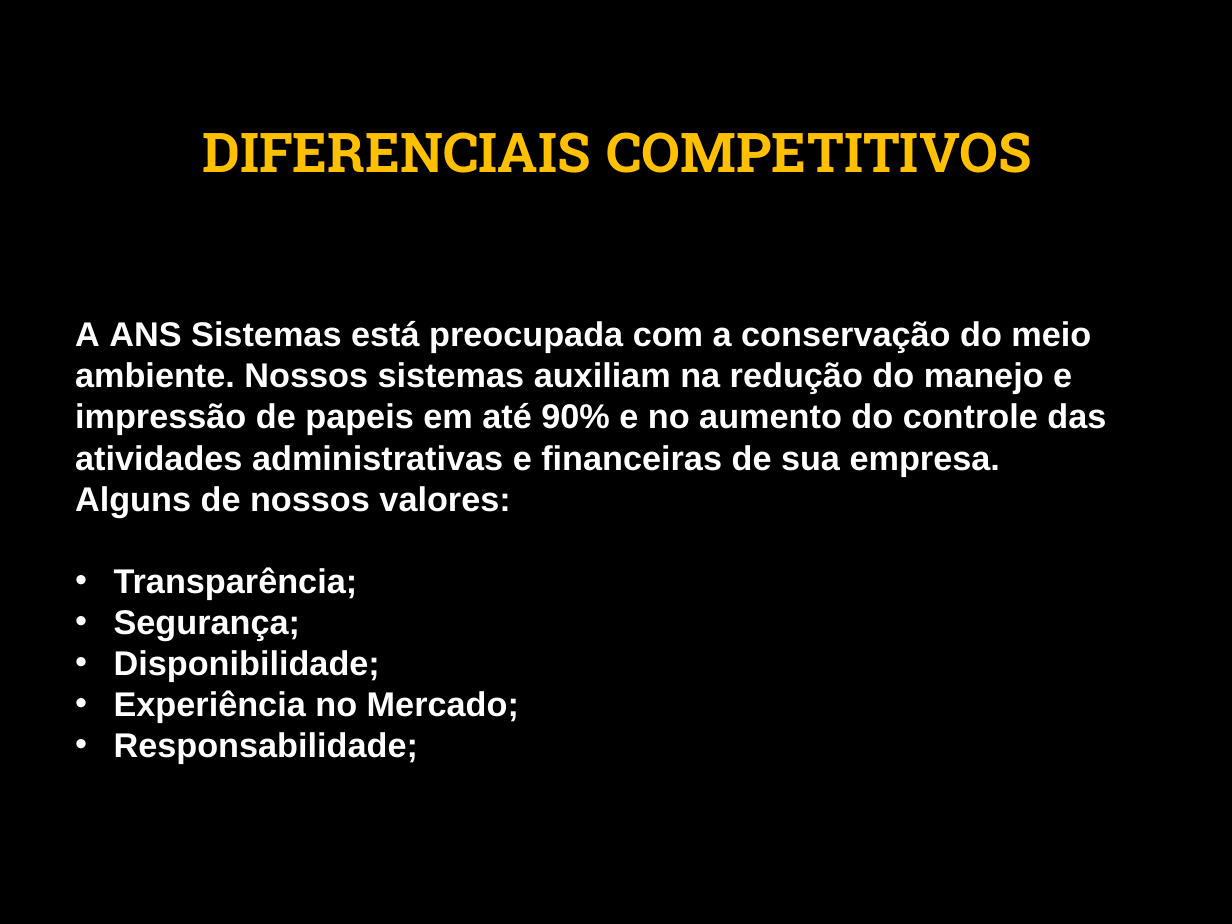
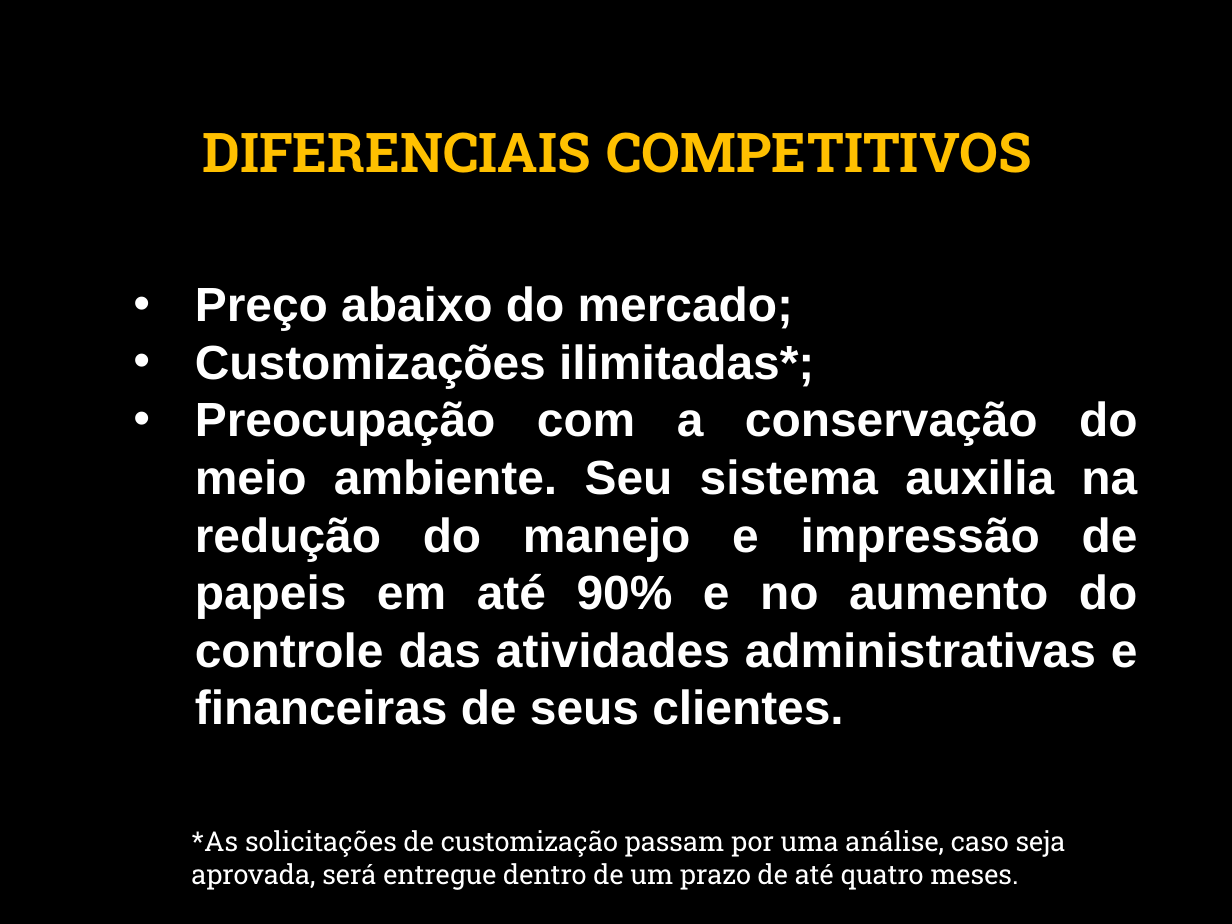
Before and after one commit to BrunoFelix/Restoran, a slide deck: slide 22 of Docs/Apresentação ANS Sistemas (Fundamentos da Gestao).pptx. Drawn at 1232x924 pixels with LibreOffice and Linux fonts; fonts in the diff are those of the drawing; background and template pictures are left out. Boxes give left, top, right and bottom in pixels: in the first picture for what was removed or moved away, otherwise in the second. Text is boxed around its words. In the diff, an @@ line names an element or a change of style, - is before the commit and + after.

```diff
--- a/Docs/Apresentação ANS Sistemas (Fundamentos da Gestao).pptx
+++ b/Docs/Apresentação ANS Sistemas (Fundamentos da Gestao).pptx
@@ text at (195, 286, 1138, 725): text changed; size 20 to 28 pt @@
-A ANS Sistemas está preocupada com a conservação do meio ambiente. Nossos sistemas auxiliam na redução do manejo e impressão de papeis em até 90% e no aumento do controle das atividades administrativas e financeiras de sua empresa.
-Alguns de nossos valores:
-• Transparência;
-• Segurança;
-• Disponibilidade;
-• Experiência no Mercado;
-• Responsabilidade;
+• Preço abaixo do mercado;
+• Customizações ilimitadas*;
+• Preocupação com a conservação do meio ambiente. Seu sistema auxilia na redução do manejo e impressão de papeis em até 90% e no aumento do controle das atividades administrativas e financeiras de seus clientes.
@@ text added at (191, 830, 1066, 890), 16 pt, text #FFFFFF @@
+*As solicitações de customização passam por uma análise, caso seja aprovada, será entregue dentro de um prazo de até quatro meses.
```
Also in this commit, not shown: 6 other slides changed, 2 slides added, 2 slides removed.
